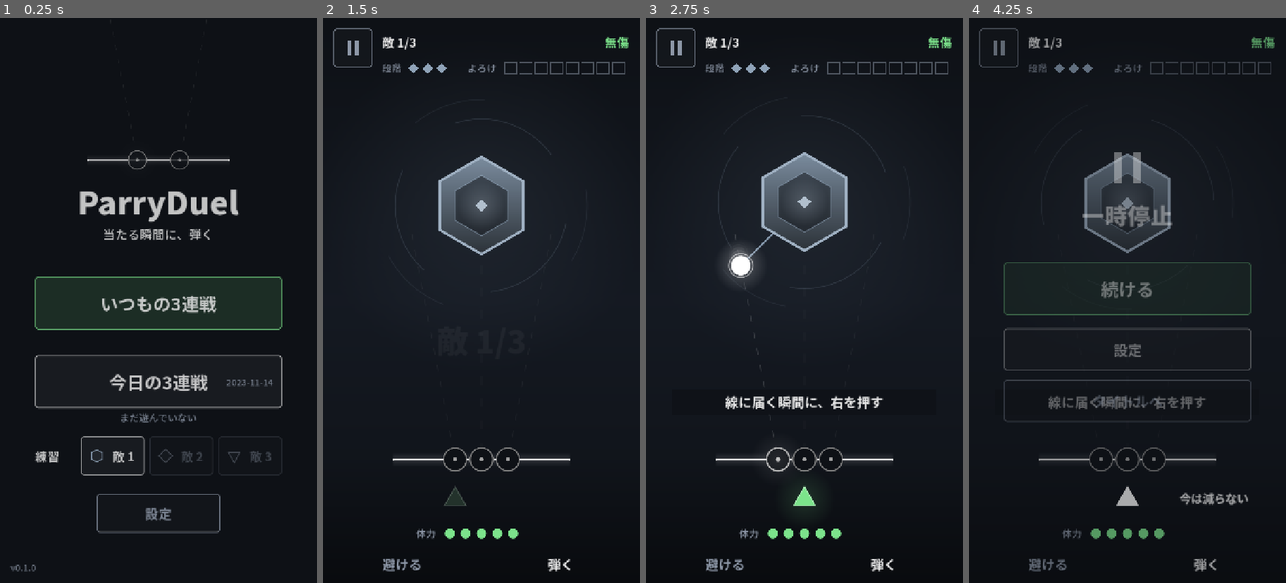
Above: before the commit, frames 1-4 (left to right).
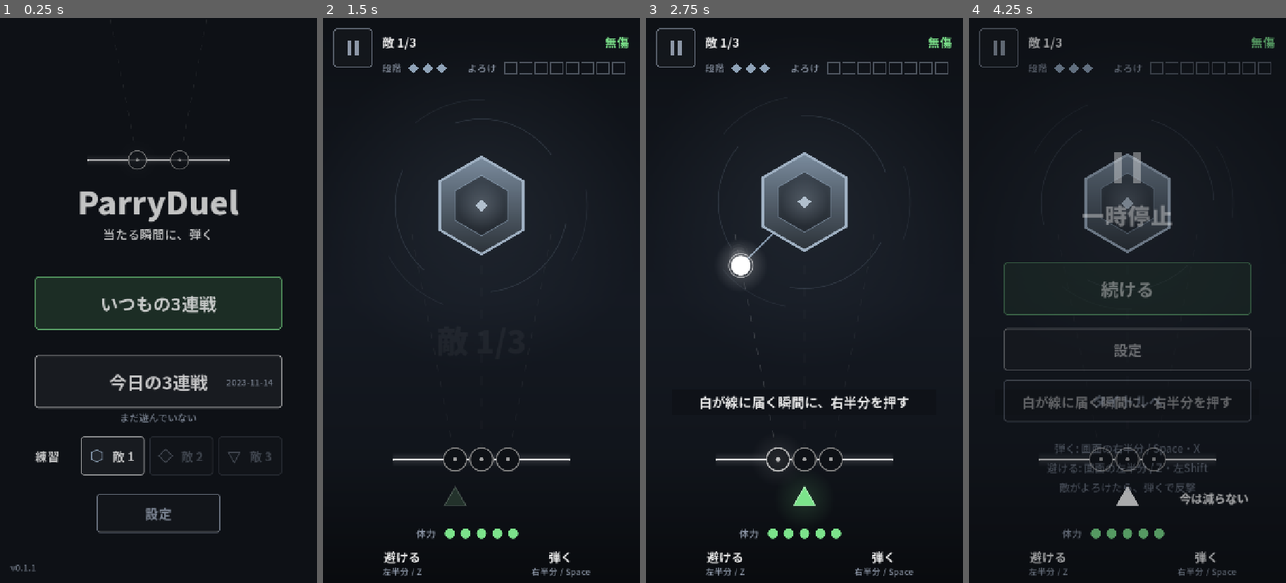
Above: after the commit, the same moments.

Repository: takosasi-dev/parry-duel
Game: Godot game, scene res://ui/main.tscn
The game is run twice, just before and just after one commit, with the same random seed, the same clock (stepped at 60 frames per second) and the same inputs.
Inputs (mouse positions are in pixels of both pictures, inside the frame that each line leads up to):
- Up to frame 1 (0.25 s): no input
- Up to frame 2 (1.5 s): tap Enter at 0.5, 0.6 s; move the mouse to (551, 272) at 0.52 s; click (551, 272) at 0.67 s; tap Space at 0.77 s; move the mouse to (418, 328) at 1.27 s; hold A from 1.28 s (still down); tap Z at 1.35 s
- Up to frame 3 (2.75 s): tap Space at 1.52 s; move the mouse to (836, 176) at 2.02 s; release A at 2.03 s; tap X at 2.1 s
- Up to frame 4 (4.25 s): move the mouse to (1111, 413) at 2.77 s; tap Shift at 2.85 s; click (1111, 413) at 2.92 s; tap Space at 3.02, 3.77 s; move the mouse to (1222, 385) at 3.52 s; hold A from 3.53 s (still down); tap R at 3.6 s; tap Escape at 4.15 s

The runs differ from the first frame. In frame 1, less than 0.1% of the frame differs, in the area x 10-12%, y 96-98%; in frame 2, 0.6%; in frame 3, 0.9%; in frame 4, 1.6%, in the area x 17-85%, y 67-99%.

Commit message:
v0.1.1: 効果音を作り直し、操作の案内を分かりやすく

Diff:
--- a/core/strings.gd
+++ b/core/strings.gd
@@ -3,7 +3,7 @@
 extends RefCounted
 
 const GAME_NAME := "ParryDuel"
-const VERSION := "v0.1.0"
+const VERSION := "v0.1.1"
 const SHARE_URL := "https://takosasi-dev.github.io/parry-duel/"
 
 # S1 タイトル
@@ -23,11 +23,19 @@
 const HP := "体力"
 const DODGE := "避ける"
 const PARRY := "弾く"
-const TEACH_PARRY := "線に届く瞬間に、右を押す"
-const TEACH_DODGE := "赤は弾けない。左で避ける"
+const TEACH_PARRY := "白が線に届く瞬間に、右半分を押す"
+const TEACH_DODGE := "赤は弾けない。左半分を押して避ける"
 const TEACH_FREE := "今は減らない"
 const JUST := "ぴったり"
 const NOW := "いま!"
+const COUNTER_HINT := "右半分を押して反撃"
+# 画面の下の、左右の半分の案内(マウス・タッチは半分を押す。キーは Z / Space)
+const KEYS_DODGE := "左半分 / Z"
+const KEYS_PARRY := "右半分 / Space"
+# 一時停止の画面に出す、操作の一覧
+const HOW_PARRY := "弾く: 画面の右半分 / Space・X"
+const HOW_DODGE := "避ける: 画面の左半分 / Z・左Shift"
+const HOW_COUNTER := "敵がよろけたら、弾くで反撃"
 const BTN_RETRY := "この敵からやり直す"
 const BTN_TITLE := "タイトルへ"
 
@@ -60,7 +68,7 @@
 
 # S6 タイミング合わせ
 const CALIB := "タイミング合わせ"
-const CALIB_GUIDE := "頭が線に届く瞬間に、右を押す(8 回)"
+const CALIB_GUIDE := "頭が線に届く瞬間に、右半分を押す(8 回)"
 const CALIB_DIFF := "今の差"
 const CALIB_FAILED := "測れなかった。もう一度測る"
 const BTN_USE := "この値を使う"
--- a/project.godot
+++ b/project.godot
@@ -11,7 +11,7 @@
 [application]
 
 config/name="ParryDuel"
-config/version="0.1.0"
+config/version="0.1.1"
 run/main_scene="res://ui/main.tscn"
 config/features=PackedStringArray("4.7", "GL Compatibility")
 config/icon="res://assets/icon.png"
--- a/tests/test_audio.gd
+++ b/tests/test_audio.gd
@@ -4,13 +4,13 @@
 
 const SfxScript := preload("res://audio/sfx.gd")
 const NAMES := ["warn_white", "warn_red", "parry", "just", "whiff", "clank", "dodge", "hurt", "soft", "stagger", "counter", "shatter"]
-# 長さの目安(ms)
+# 長さの目安(ms)。v0.1.1 から部屋の響きの尾を含む
 const LENGTH_MS := {
-	"warn_white": [60, 120], "warn_red": [60, 120], "parry": [80, 140], "just": [200, 320],
-	"whiff": [120, 180], "clank": [120, 180], "dodge": [180, 250], "hurt": [120, 200],
-	"soft": [40, 80], "stagger": [250, 400], "counter": [350, 500], "shatter": [500, 700],
+	"warn_white": [100, 240], "warn_red": [100, 200], "parry": [400, 700], "just": [650, 1050],
+	"whiff": [120, 220], "clank": [200, 400], "dodge": [180, 300], "hurt": [280, 480],
+	"soft": [40, 80], "stagger": [650, 1050], "counter": [850, 1300], "shatter": [800, 1250],
 }
-const PEAK_MAX := 23197  # −3 dBFS(32767 × 10^(−3/20))。これ以下なら割れていない
+const PEAK_MAX := 29205  # −1 dBFS(32767 × 10^(−1/20))。これ以下なら割れていない
 const PEAK_MIN := 2000  # 約 −24 dBFS。これより小さければ無音に近い
 
 
@@ -85,7 +85,7 @@
 			continue
 		var want: Array = LENGTH_MS[sound_name]
 		ok(w["ms"] >= want[0] and w["ms"] <= want[1], "%s: 長さ %d ms が %d〜%d ms の外" % [sound_name, w["ms"], want[0], want[1]])
-		ok(w["peak"] <= PEAK_MAX, "%s: 最大振幅 %d が −3 dBFS を超える" % [sound_name, w["peak"]])
+		ok(w["peak"] <= PEAK_MAX, "%s: 最大振幅 %d が −1 dBFS を超える" % [sound_name, w["peak"]])
 		ok(w["peak"] >= PEAK_MIN, "%s: 最大振幅 %d は無音に近い" % [sound_name, w["peak"]])
 		ok(absi(w["first"]) < 200 and absi(w["last"]) < 200, "%s: 頭と尻が 0 から離れている(プチッと鳴る)" % sound_name)
 		peaks[sound_name] = w["peak"]
--- a/tests/test_misc.gd
+++ b/tests/test_misc.gd
@@ -310,3 +310,18 @@
 			var code := line.split("#")[0]
 			ok(number.search(code) == null, "%s に数がじかに書いてある: %s" % [f, line.strip_edges()])
 	return true
+
+
+# 文言を足したのに字体を絞り直し忘れると、Web では豆腐(□)になるだけでエラーは出ない。strings.gd の全文字が字体にあるか見る。
+func test_font_has_every_string_char() -> bool:
+	var font: Font = load("res://assets/fonts/NotoSansJP-Subset.ttf")
+	var lit := RegEx.create_from_string("\"((?:[^\"\\\n]|\\.)*)\"")
+	var missing := ""
+	var found := lit.search_all(FileAccess.get_file_as_string("res://core/strings.gd"))
+	ok(found.size() > 50, "文字列を拾えている(%d 個)" % found.size())
+	for m: RegExMatch in found:
+		for ch: String in m.get_string(1):
+			if not font.has_char(ch.unicode_at(0)) and not missing.contains(ch):
+				missing += ch
+	eq(missing, "", "字体に無い字(python tools/subset_font.py を回す)")
+	return true
--- a/ui/duel_view.gd
+++ b/ui/duel_view.gd
@@ -436,6 +436,7 @@
 		draw_arc(c, 104.0 + 10.0 * pulse, 0.0, TAU, 64, Color(Kit.C_SPARK, 0.95), 6.0, true)
 		draw_arc(c, 128.0 + 16.0 * pulse, 0.0, TAU, 64, Color(Kit.C_SPARK, 0.35 * (1.0 - pulse)), 3.0, true)
 		Kit.text(self, c + Vector2(0, 24), S.NOW, 64, Kit.C_SPARK, 900)
+		Kit.text(self, c + Vector2(0, 156), S.COUNTER_HINT, 28, Kit.C_SPARK, 700)
 	elif state == Duel.State.INTRO:
 		var k := float(tick - int(s["state_from"])) / B.INTRO_TICKS
 		var a2 := clampf(minf(k * 5.0, (1.0 - k) * 3.0), 0.0, 1.0)
@@ -593,8 +594,10 @@
 			draw_rect(r, Kit.C_SPARK.lerp(Kit.C_WHITE, 0.6 * pulse) if full else Kit.C_SPARK)
 		else:
 			draw_rect(r, Color(Kit.C_DIM, 0.5), false, 2.0)
-	# 左右の半分の案内(最初の敵の教える型を抜けるまで)
-	if int(s["boss"]) == 1 and s["teaching"]:
-		draw_line(Vector2(360, 1206), Vector2(360, 1268), Color(Kit.C_DIM, 0.5), 2.0)
-		Kit.text(self, Vector2(180, 1250), S.DODGE, 30, Kit.C_DIM, 700)
-		Kit.text(self, Vector2(540, 1250), S.PARRY, 30, Kit.C_TEXT, 700)
+	# 左右の半分の案内。いつも出す。最初の敵と教える型の間ははっきり、ほかはうすく
+	var k := 1.0 if int(s["boss"]) == 1 or s["teaching"] else 0.45
+	draw_line(Vector2(360, 1200), Vector2(360, 1272), Color(Kit.C_DIM, 0.5 * k), 2.0)
+	Kit.text(self, Vector2(180, 1232), S.DODGE, 28, Color(Kit.C_TEXT, k), 700)
+	Kit.text(self, Vector2(180, 1262), S.KEYS_DODGE, 20, Color(Kit.C_DIM, k), 500)
+	Kit.text(self, Vector2(540, 1232), S.PARRY, 28, Color(Kit.C_TEXT, k), 700)
+	Kit.text(self, Vector2(540, 1262), S.KEYS_PARRY, 20, Color(Kit.C_DIM, k), 500)
--- a/ui/pause.gd
+++ b/ui/pause.gd
@@ -32,6 +32,9 @@
 	var title := Kit.button("btn_pause_title", S.BTN_TITLE, 32, "quiet")
 	title.pressed.connect(func() -> void: _main.go_title())
 	_box.add_child(Kit.place(title, 80, 814, 560, 96))
+	for i in 3:
+		var how: Label = Title.put(_box, [S.HOW_PARRY, S.HOW_DODGE, S.HOW_COUNTER][i], 24, 500, Kit.C_DIM, Rect2(40, 950 + i * 44, 640, 40))
+		Title.fit(how)
 
 
 func _input(event: InputEvent) -> void:
Binary file changed: assets/fonts/NotoSansJP-Subset.ttf
Binary file changed: docs/calib.png
Binary file changed: docs/duel.png
Binary file changed: docs/duel_gray.png
Binary file changed: docs/interval.png
Binary file changed: docs/parry.png
Binary file changed: docs/pause.png
Binary file changed: docs/result.png
Binary file changed: docs/stagger.png
Binary file changed: docs/title.png
Not shown, changed: CHANGELOG.md
Not shown, changed: assets/sfx/clank.wav
(and 11 more such lines)
